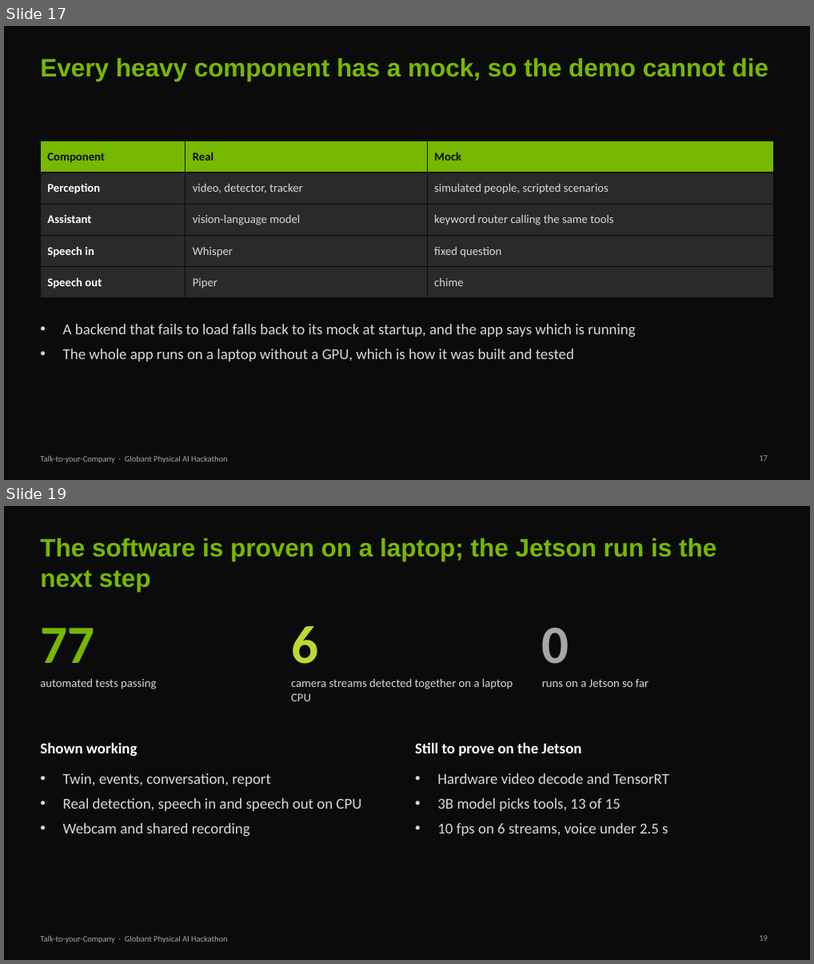
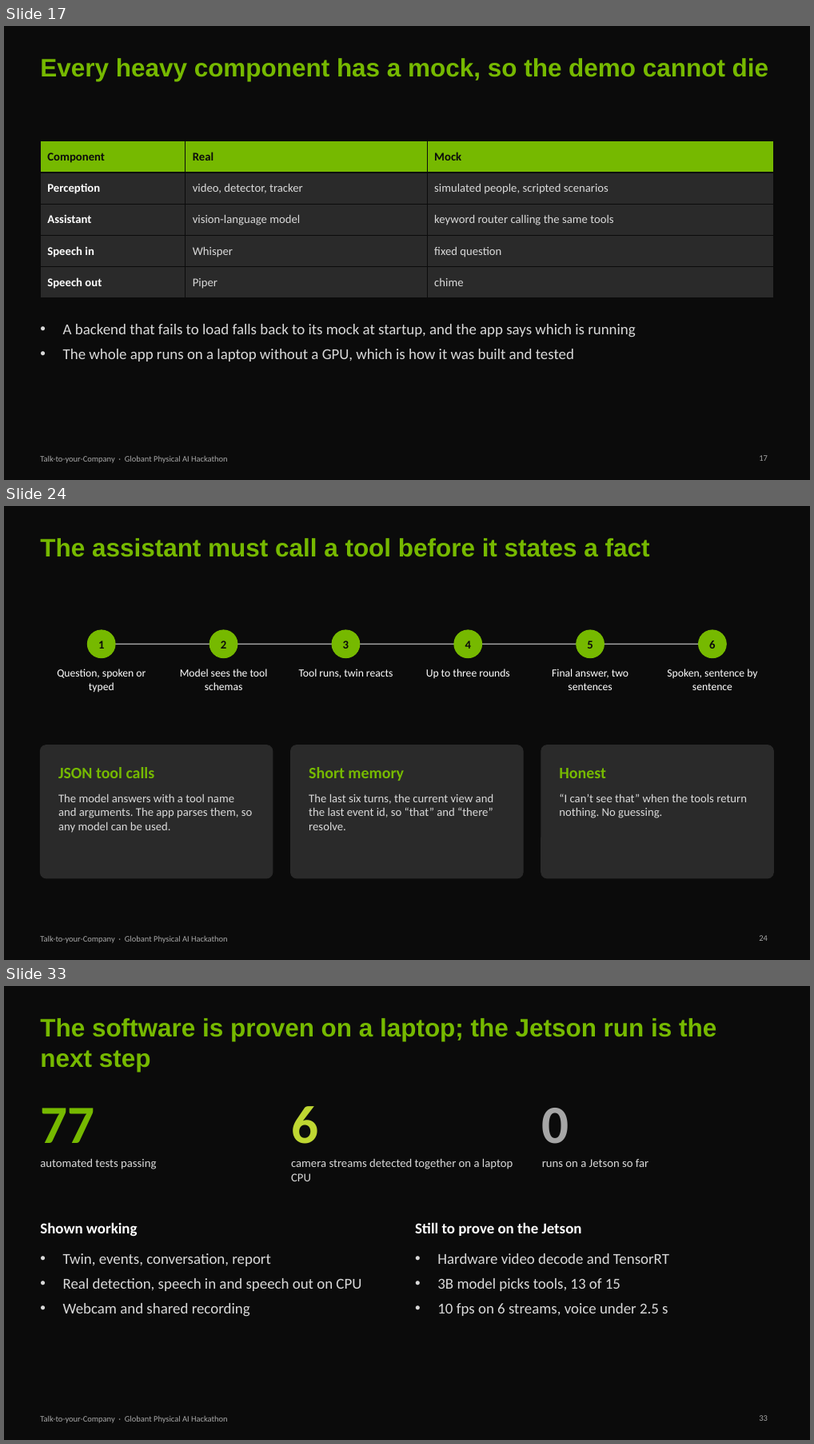
Before and after one commit to Yash-Kavaiya/talk-to-your-company, a slide deck: presentation/talk-to-your-company.pptx. Shown one above the other, each under a label of ours: slides 17 and 19 before the commit, slides 17, 24 and 33 after it; the slides between them are not shown. The pictures are 814x964 and 814x1444 pixels, drawn with LibreOffice and Linux fonts; fonts in the diff are those of the drawing. Boxes give left, top, right and bottom in pixels: in the first picture for what was removed or moved away, otherwise in the second. Text is boxed around its words. In the diff, an @@ line names an element or a change of style, - is before the commit and + after.

```diff
--- a/presentation/talk-to-your-company.pptx
+++ b/presentation/talk-to-your-company.pptx
@@ slide 24 added at [4, 506, 810, 960], background #0B0B0B; not listed: 1 template element that a slide beside it also shows @@
@@ title added at [40, 538, 650, 557], 30 pt, text #76B900, bold @@
+The assistant must call a tool before it states a fact
@@ ellipse added at [87, 630, 115, 658], fill #76B900, outline #76B900 1 pt @@
@@ text added at [98, 640, 104, 648], 14 pt, text #0B0B0B, bold @@
+1
@@ line added from (102, 644) to (713, 644), #A6A6A6 1.25 pt @@
@@ ellipse added at [210, 630, 238, 658], fill #76B900, outline #76B900 1 pt @@
@@ text added at [221, 640, 226, 648], 14 pt, text #0B0B0B, bold @@
+2
@@ ellipse added at [332, 630, 360, 658], fill #76B900, outline #76B900 1 pt @@
@@ text added at [343, 640, 349, 648], 14 pt, text #0B0B0B, bold @@
+3
@@ ellipse added at [454, 630, 482, 658], fill #76B900, outline #76B900 1 pt @@
@@ text added at [466, 640, 471, 648], 14 pt, text #0B0B0B, bold @@
+4
@@ ellipse added at [577, 630, 605, 658], fill #76B900, outline #76B900 1 pt @@
@@ text added at [587, 640, 593, 648], 14 pt, text #0B0B0B, bold @@
+5
@@ ellipse added at [699, 630, 727, 658], fill #76B900, outline #76B900 1 pt @@
@@ text added at [710, 640, 715, 648], 14 pt, text #0B0B0B, bold @@
+6
@@ text added at [57, 668, 146, 692], 13 pt, text #FFFFFF @@
+Question, spoken or typed
@@ text added at [180, 668, 268, 690], 13 pt, text #FFFFFF @@
+Model sees the tool schemas
@@ text added at [299, 668, 394, 678], 13 pt, text #FFFFFF @@
+Tool runs, twin reacts
@@ text added at [426, 668, 510, 678], 13 pt, text #FFFFFF @@
+Up to three rounds
@@ text added at [552, 668, 629, 690], 13 pt, text #FFFFFF @@
+Final answer, two sentences
@@ text added at [667, 668, 758, 690], 13 pt, text #FFFFFF @@
+Spoken, sentence by sentence
@@ rounded rectangle added at [40, 745, 273, 878], fill #2A2A2A, outline #2A2A2A 1 pt @@
@@ rounded rectangle added at [290, 745, 523, 878], fill #2A2A2A, outline #2A2A2A 1 pt @@
@@ rounded rectangle added at [542, 745, 774, 878], fill #2A2A2A, outline #2A2A2A 1 pt @@
@@ text added at [58, 767, 155, 778], 19 pt, text #76B900, bold @@
+JSON tool calls
@@ text added at [309, 767, 404, 780], 19 pt, text #76B900, bold @@
+Short memory
@@ text added at [559, 768, 606, 778], 19 pt, text #76B900, bold @@
+Honest
@@ text added at [559, 793, 747, 818], 14 pt, text #D9D9D9 @@
+“I can’t see that” when the tools return nothing. No guessing.
@@ text added at [58, 794, 253, 832], 14 pt, text #D9D9D9 @@
+The model answers with a tool name and arguments. The app parses them, so any model can be used.
@@ text added at [309, 794, 494, 830], 14 pt, text #D9D9D9 @@
+The last six turns, the current view and the last event id, so “that” and “there” resolve.
@@ page number added at [759, 935, 768, 940], 10 pt, text #A6A6A6 @@
+24
@@ what was slide 19 is now slide 33 @@
```
Also in this commit, not shown: 1 slide changed, 13 other slides added, 7 other files.
